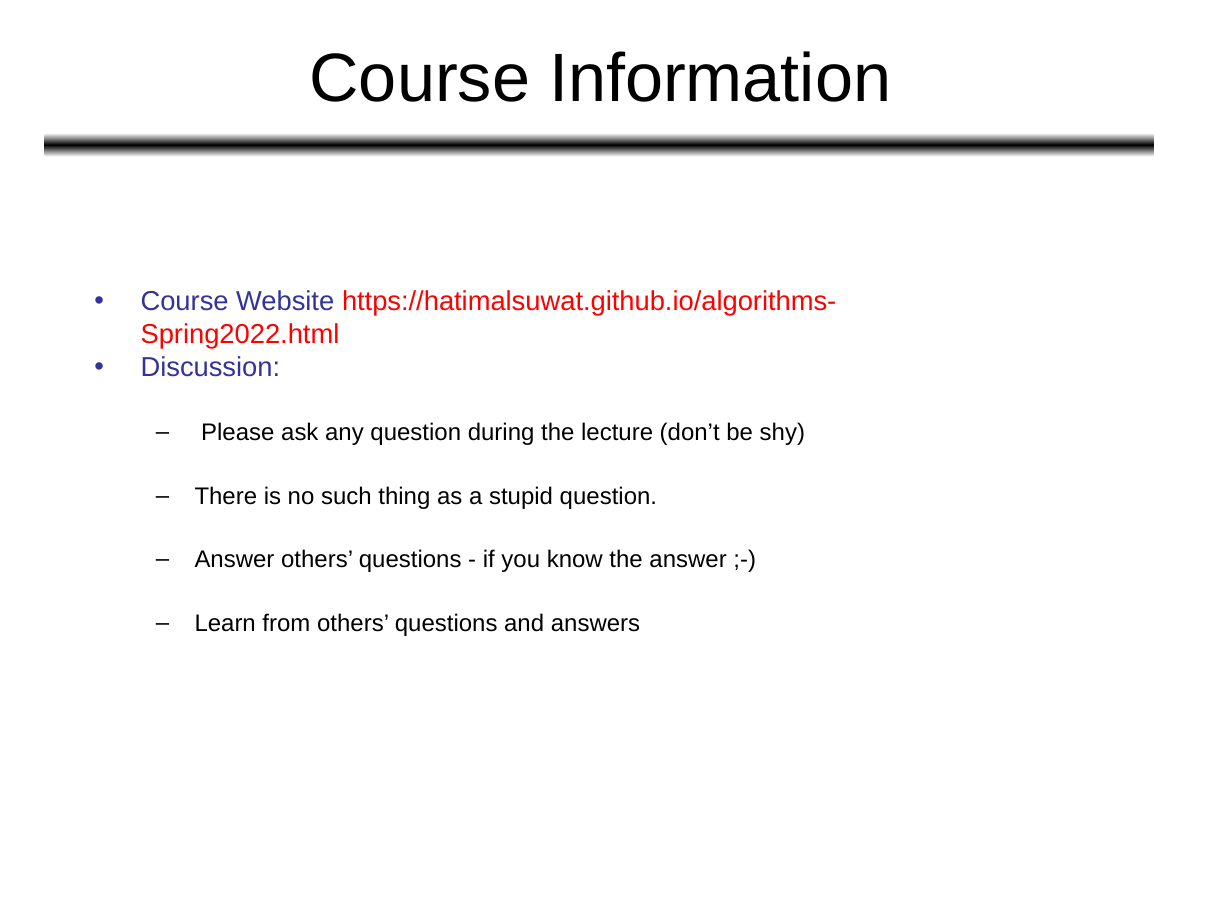
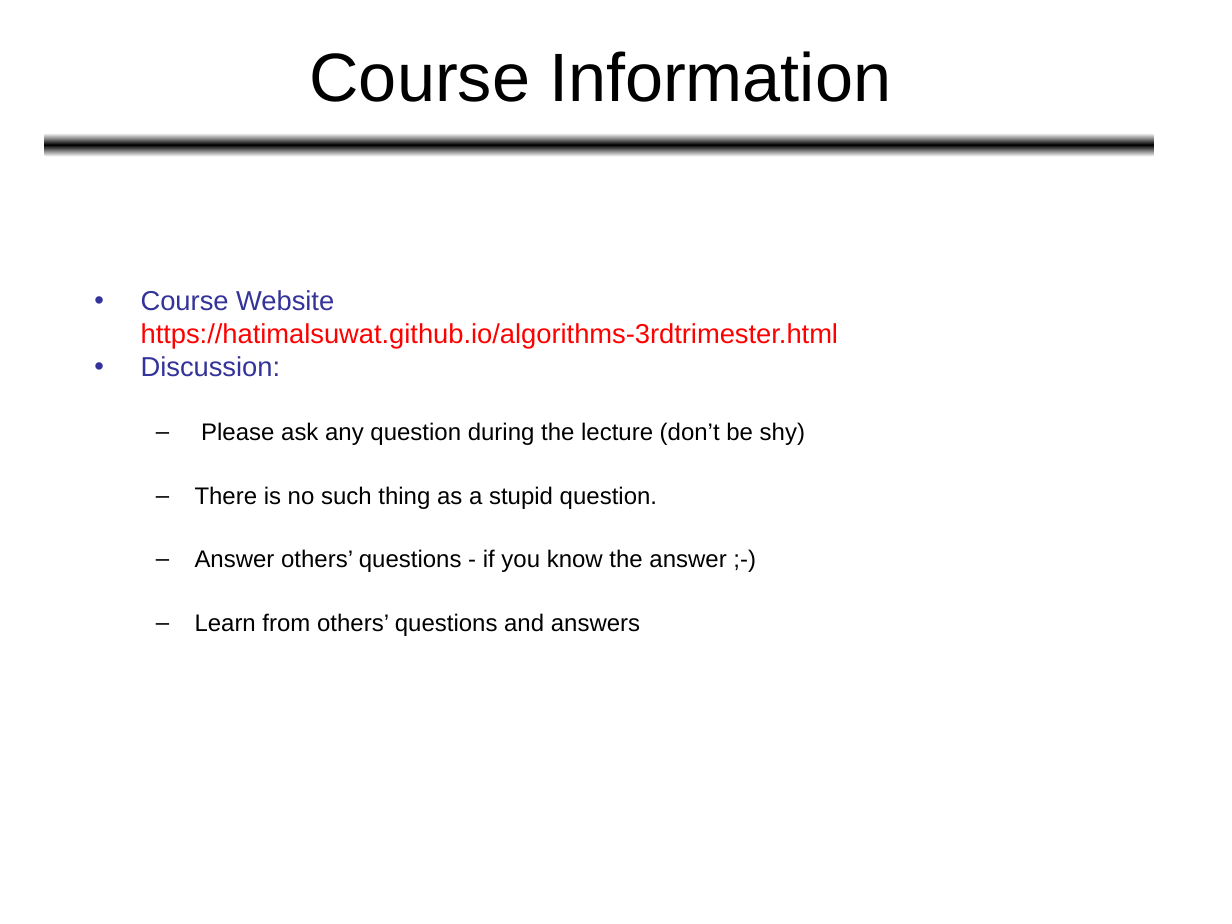
Before and after one commit to HatimAlsuwat/HatimAlsuwat.github.io, a slide deck: slide 3 of algorithms/Lecture 1.ppt. Drawn at 1232x924 pixels with LibreOffice and Linux fonts; fonts in the diff are those of the drawing. Boxes give left, top, right and bottom in pixels: in the first picture for what was removed or moved away, otherwise in the second. Text is boxed around its words. In the diff, an @@ line names an element or a change of style, - is before the commit and + after.

```diff
--- a/algorithms/Lecture 1.ppt
+++ b/algorithms/Lecture 1.ppt
@@ text at (141, 290, 838, 349): text changed @@
-• Course Website https://hatimalsuwat.github.io/algorithms-Spring2022.html
+• Course Website https://hatimalsuwat.github.io/algorithms-3rdtrimester.html
```
Also in this commit, not shown: 2 other slides changed, 2 other files.
